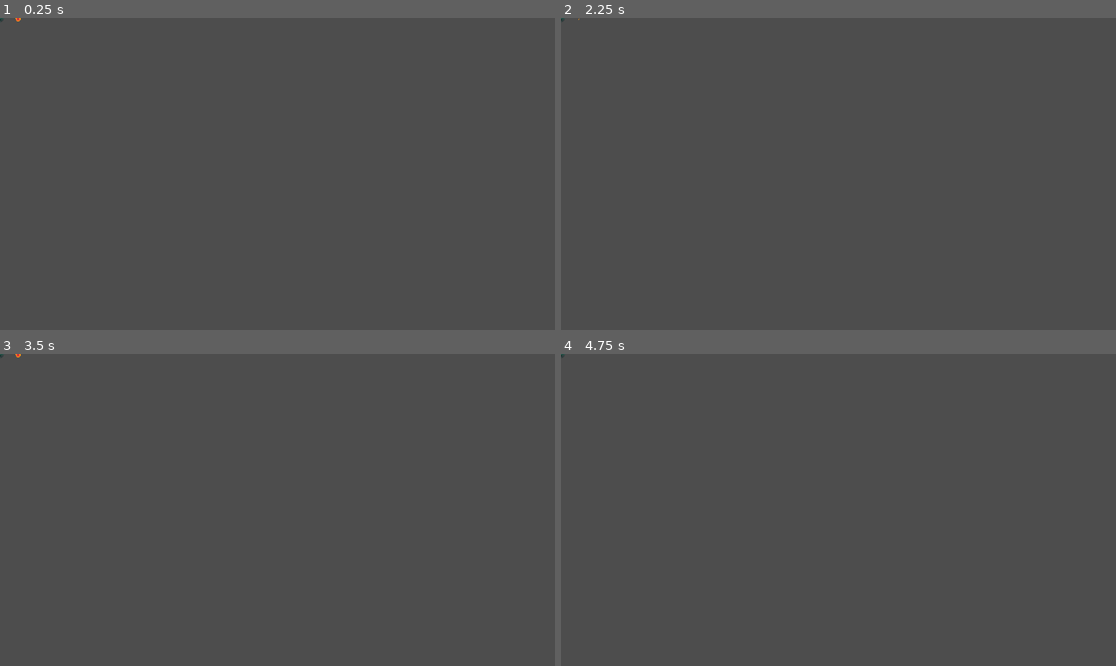
Above: before the commit, frames 1-4 (two rows, left to right).
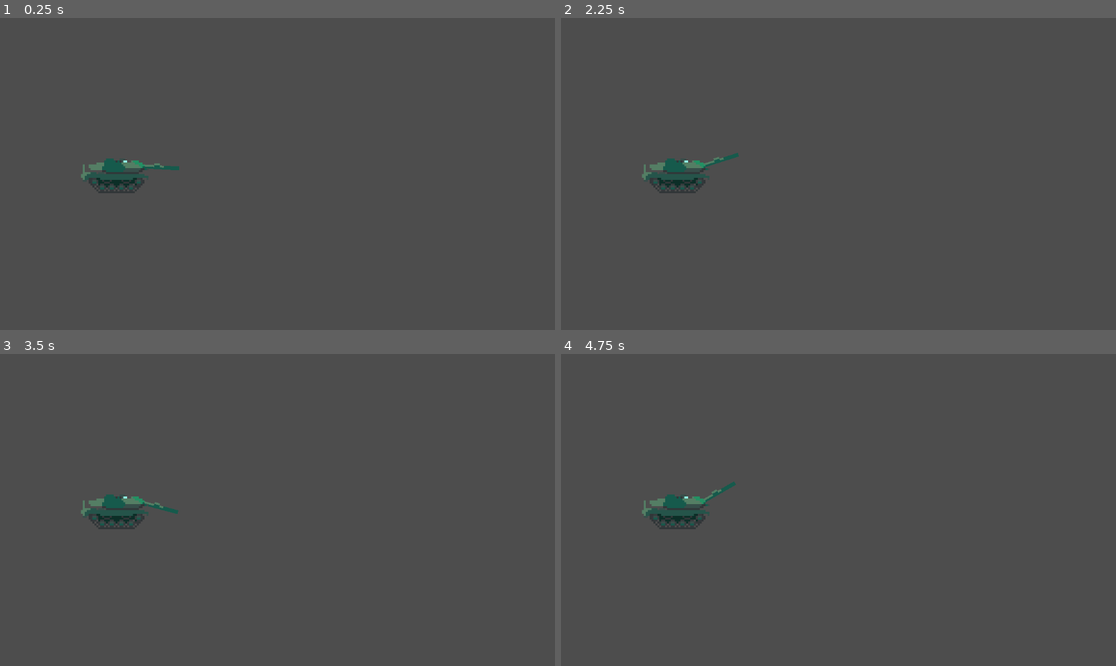
Above: after the commit, the same moments.

Repository: magicpalm1234/Tank_Game
Game: Godot game, scene res://Scenes/buggy.tscn
The game is run twice, just before and just after one commit, with the same random seed, the same clock (stepped at 60 frames per second) and the same inputs. Before the commit the project has no main scene; this scene is started directly in both runs.
Inputs (mouse positions are in pixels of both pictures, inside the frame that each line leads up to):
- Up to frame 1 (0.25 s): no input
- Up to frame 2 (2.25 s): tap Enter at 0.5, 2 s; move the mouse to (960, 158) at 0.52 s; press the mouse at (960, 158) at 0.53 s; tap Space at 1.25 s; move the mouse to (727, 189) at 1.27 s; release the mouse at (727, 189) at 1.28 s; click (727, 189) at 1.35 s; move the mouse to (894, 105) at 2.02 s; press the mouse at (894, 105) at 2.03 s
- Up to frame 3 (3.5 s): tap Space at 2.75 s; move the mouse to (249, 572) at 2.77 s; release the mouse at (249, 572) at 2.78 s; click (249, 572) at 2.85 s
- Up to frame 4 (4.75 s): tap Enter at 3.5 s; move the mouse to (1005, 556) at 3.52 s; press the mouse at (1005, 556) at 3.53 s; tap Space at 4.25 s; move the mouse to (672, 463) at 4.27 s; release the mouse at (672, 463) at 4.28 s; click (672, 463) at 4.35 s

The runs differ from the first frame. In frame 1, 0.9% of the frame differs, in the area x 0-33%, y 0-57%; in frame 2, 0.9%; in frame 3, 0.9%; in frame 4, 0.9%.

Commit message:
Camera shake update

Diff:
--- a/Scenes/buggy.tscn
+++ b/Scenes/buggy.tscn
@@ -1,7 +1,43 @@
-[gd_scene load_steps=9 format=3 uid="uid://udrltsm15gwx"]
+[gd_scene load_steps=15 format=3 uid="uid://udrltsm15gwx"]
 
+[ext_resource type="Texture2D" uid="uid://dc67khtv8q6ta" path="res://Assets/TankBarrel.png" id="1_07ppb"]
+[ext_resource type="Script" uid="uid://t3254pk6gggf" path="res://Scripts/buggy.gd" id="1_7xk6u"]
 [ext_resource type="Texture2D" uid="uid://42llyxtxskbl" path="res://Assets/Tank.png" id="1_efscn"]
-[ext_resource type="PackedScene" uid="uid://ctuua0yuhxs28" path="res://Scenes/explotion.tscn" id="2_vrue0"]
+[ext_resource type="PackedScene" uid="uid://cnpcn7l25ujmi" path="res://Scenes/bullet.tscn" id="4_7xk6u"]
+
+[sub_resource type="AtlasTexture" id="AtlasTexture_5x8jh"]
+atlas = ExtResource("1_07ppb")
+region = Rect2(0, 0, 22, 6)
+
+[sub_resource type="AtlasTexture" id="AtlasTexture_kf3cu"]
+atlas = ExtResource("1_07ppb")
+region = Rect2(24, 0, 24, 6)
+
+[sub_resource type="AtlasTexture" id="AtlasTexture_pwqbi"]
+atlas = ExtResource("1_07ppb")
+region = Rect2(0, 0, 24, 6)
+
+[sub_resource type="SpriteFrames" id="SpriteFrames_42al0"]
+animations = [{
+"frames": [{
+"duration": 1.0,
+"texture": SubResource("AtlasTexture_5x8jh")
+}],
+"loop": true,
+"name": &"Default",
+"speed": 5.0
+}, {
+"frames": [{
+"duration": 1.0,
+"texture": SubResource("AtlasTexture_kf3cu")
+}, {
+"duration": 0.1,
+"texture": SubResource("AtlasTexture_pwqbi")
+}],
+"loop": false,
+"name": &"Shoot",
+"speed": 5.0
+}]
 
 [sub_resource type="AtlasTexture" id="AtlasTexture_vrue0"]
 atlas = ExtResource("1_efscn")
@@ -11,13 +47,13 @@
 atlas = ExtResource("1_efscn")
 region = Rect2(59, 19, 51, 19)
 
+[sub_resource type="AtlasTexture" id="AtlasTexture_sl7a6"]
+atlas = ExtResource("1_efscn")
+region = Rect2(0, 0, 55, 19)
+
 [sub_resource type="AtlasTexture" id="AtlasTexture_7xk6u"]
 atlas = ExtResource("1_efscn")
 region = Rect2(0, 19, 55, 19)
-
-[sub_resource type="AtlasTexture" id="AtlasTexture_sl7a6"]
-atlas = ExtResource("1_efscn")
-region = Rect2(0, 0, 55, 19)
 
 [sub_resource type="SpriteFrames" id="SpriteFrames_lq4iq"]
 animations = [{
@@ -33,11 +69,11 @@
 "speed": 5.0
 }, {
 "frames": [{
+"duration": 1.0,
+"texture": SubResource("AtlasTexture_sl7a6")
+}, {
 "duration": 3.0,
 "texture": SubResource("AtlasTexture_7xk6u")
-}, {
-"duration": 1.0,
-"texture": SubResource("AtlasTexture_sl7a6")
 }],
 "loop": true,
 "name": &"Shooting",
@@ -45,22 +81,31 @@
 }]
 
 [sub_resource type="CapsuleShape2D" id="CapsuleShape2D_7xk6u"]
-radius = 7.9999995
-height = 24.0
+radius = 6.0
+height = 18.0
 
-[node name="Buggy" type="CharacterBody2D"]
+[node name="Buggy" type="CharacterBody2D" groups=["bullet"]]
+script = ExtResource("1_7xk6u")
+bullet_instance = ExtResource("4_7xk6u")
 
-[node name="AnimatedSprite2D" type="AnimatedSprite2D" parent="."]
+[node name="TankBarrel" type="AnimatedSprite2D" parent="."]
+position = Vector2(9, -4)
+sprite_frames = SubResource("SpriteFrames_42al0")
+animation = &"Shoot"
+frame = 1
+frame_progress = 1.0
+offset = Vector2(12, 0)
+
+[node name="TankBody" type="AnimatedSprite2D" parent="."]
 sprite_frames = SubResource("SpriteFrames_lq4iq")
 animation = &"Driving"
-frame_progress = 0.7072829
+centered = false
+offset = Vector2(-22, -9)
 
 [node name="CollisionShape2D" type="CollisionShape2D" parent="."]
-visible = false
-position = Vector2(-8, 0)
 rotation = 1.5707964
 shape = SubResource("CapsuleShape2D_7xk6u")
 
-[node name="Explotion" parent="." instance=ExtResource("2_vrue0")]
-position = Vector2(38, 2)
-frame_progress = 0.9202794
+[node name="Camera2D" type="Camera2D" parent="."]
+position = Vector2(80, 0)
+zoom = Vector2(4, 4)
--- /dev/null
+++ b/Scenes/bullet.tscn
@@ -0,0 +1,57 @@
+[gd_scene load_steps=8 format=3 uid="uid://cnpcn7l25ujmi"]
+
+[ext_resource type="Script" uid="uid://c0h0s3y3x2nud" path="res://Scripts/bullet.gd" id="1_oduel"]
+[ext_resource type="Texture2D" uid="uid://budvkn4b48psv" path="res://Assets/Bullet.png" id="1_xjght"]
+
+[sub_resource type="RectangleShape2D" id="RectangleShape2D_ycag2"]
+size = Vector2(5, 2)
+
+[sub_resource type="Gradient" id="Gradient_oduel"]
+colors = PackedColorArray(0.46666667, 0, 0, 1, 1, 1, 0, 1)
+
+[sub_resource type="GradientTexture1D" id="GradientTexture1D_ycag2"]
+gradient = SubResource("Gradient_oduel")
+
+[sub_resource type="ParticleProcessMaterial" id="ParticleProcessMaterial_oduel"]
+resource_local_to_scene = true
+particle_flag_disable_z = true
+spread = 10.0
+initial_velocity_min = -95.95
+initial_velocity_max = -95.9
+gravity = Vector3(0, -20, 0)
+color_ramp = SubResource("GradientTexture1D_ycag2")
+collision_mode = 2
+
+[sub_resource type="RectangleShape2D" id="RectangleShape2D_oduel"]
+size = Vector2(6.8125, 4)
+
+[node name="Bullet" type="CharacterBody2D"]
+script = ExtResource("1_oduel")
+
+[node name="CollisionShape2D" type="CollisionShape2D" parent="."]
+position = Vector2(2.5, 0)
+shape = SubResource("RectangleShape2D_ycag2")
+
+[node name="SmokeTrail" type="GPUParticles2D" parent="."]
+position = Vector2(2, 0)
+amount = 16
+lifetime = 0.2
+process_material = SubResource("ParticleProcessMaterial_oduel")
+
+[node name="Sprite2D" type="Sprite2D" parent="."]
+modulate = Color(0.39215687, 0.39215687, 0.39215687, 1)
+position = Vector2(0, -1)
+texture = ExtResource("1_xjght")
+centered = false
+
+[node name="Area2D" type="Area2D" parent="."]
+
+[node name="CollisionShape2D" type="CollisionShape2D" parent="Area2D"]
+position = Vector2(2.59375, 0)
+shape = SubResource("RectangleShape2D_oduel")
+debug_color = Color(0.9794758, 0.14451978, 0, 0.41960785)
+
+[node name="VisibleOnScreenNotifier2D" type="VisibleOnScreenNotifier2D" parent="."]
+rect = Rect2(0, -1, 5, 2)
+
+[connection signal="body_entered" from="Area2D" to="." method="_on_area_2d_body_entered"]
--- /dev/null
+++ b/Scenes/enemy.tscn
@@ -0,0 +1,6 @@
+[gd_scene load_steps=2 format=3 uid="uid://vasn6jbsld0j"]
+
+[ext_resource type="Script" uid="uid://bnsiyhb4b6rni" path="res://Scripts/enemy.gd" id="1_hghv2"]
+
+[node name="Enemy" type="Node2D"]
+script = ExtResource("1_hghv2")
--- a/Scenes/explotion.tscn
+++ b/Scenes/explotion.tscn
@@ -32,7 +32,7 @@
 "duration": 0.5,
 "texture": SubResource("AtlasTexture_jgbwx")
 }, {
-"duration": 1.5,
+"duration": 1.0,
 "texture": SubResource("AtlasTexture_34l55")
 }, {
 "duration": 0.5,
@@ -55,4 +55,4 @@
 [node name="Explotion" type="AnimatedSprite2D"]
 sprite_frames = SubResource("SpriteFrames_tstu4")
 autoplay = "default"
-frame_progress = 0.03779591
+frame_progress = 0.8979801
--- /dev/null
+++ b/Scenes/explotions.tscn
@@ -0,0 +1,26 @@
+[gd_scene load_steps=4 format=3 uid="uid://bisfhyp5uwhr5"]
+
+[ext_resource type="Texture2D" uid="uid://ry3ghbgjhgtx" path="res://Assets/Explotion.png" id="1_akawi"]
+
+[sub_resource type="CanvasItemMaterial" id="CanvasItemMaterial_sk82f"]
+particles_animation = true
+particles_anim_h_frames = 6
+particles_anim_v_frames = 1
+particles_anim_loop = false
+
+[sub_resource type="ParticleProcessMaterial" id="ParticleProcessMaterial_pv8rm"]
+particle_flag_disable_z = true
+emission_shape = 1
+emission_sphere_radius = 25.0
+angle_min = 1.0728835e-05
+angle_max = 1.0728835e-05
+gravity = Vector3(0, 0, 0)
+anim_speed_min = 1.0
+anim_speed_max = 1.0
+
+[node name="Explotions" type="GPUParticles2D"]
+material = SubResource("CanvasItemMaterial_sk82f")
+amount = 10
+texture = ExtResource("1_akawi")
+explosiveness = 0.9
+process_material = SubResource("ParticleProcessMaterial_pv8rm")
--- /dev/null
+++ b/Scenes/main.tscn
@@ -0,0 +1,3 @@
+[gd_scene format=3 uid="uid://buf43s6jfawbh"]
+
+[node name="Main" type="Node2D"]
--- /dev/null
+++ b/Scripts/buggy.gd
@@ -0,0 +1,64 @@
+extends CharacterBody2D
+
+class_name Tank
+
+@export var bullet_instance: PackedScene
+#@export var bullet: Bullet
+@onready var camera: Camera2D = $Camera2D
+@onready var tank_barrel: AnimatedSprite2D = $TankBarrel
+var reloaded := true # has reloaded variable
+var max_elevation := -30.0 # max rotation for the barrel
+var min_elevation := 15.0 # min rotation for the barrel
+
+func _ready() -> void:
+	#if bullet:
+		#bullet.hide()
+		#bullet.speed = 0
+	pass
+
+
+
+
+func _physics_process(delta: float) -> void:
+
+	if Input.is_action_pressed("shoot_with_tank"): # makes you shoot when you press lmb
+		shoot()
+
+	tank_barrel.look_at(get_global_mouse_position()) # makes the barrel face the mouse
+	if tank_barrel.rotation_degrees <= max_elevation:
+		tank_barrel.rotation_degrees = max_elevation
+
+	if tank_barrel.rotation_degrees >= min_elevation:
+		tank_barrel.rotation_degrees = min_elevation
+
+
+func die(): # die code
+	queue_free()
+
+func reload(): # reload code
+	await get_tree().create_timer(3.0).timeout # reload time of three seconds
+	reloaded = true
+
+func shoot(): # shoot code
+	if reloaded == true: # only shoot chen you have reloaded
+		tank_barrel.play("Shoot")
+		camera_shake()
+
+		var new_bullet = bullet_instance.instantiate() # spawning the bullet
+		add_child(new_bullet)
+		new_bullet.add_to_group("bullet")
+
+		if is_in_group("bullet"):
+			new_bullet.position = tank_barrel.position
+			new_bullet.show()
+			new_bullet.speed = 1000
+			new_bullet.rotation_degrees = tank_barrel.rotation_degrees
+
+		reloaded = false
+		reload()
+
+func camera_shake(): # shakes the camera in a randomly generated way
+	var tween = create_tween()
+	for shake_amount in 10: # how many times it changes position
+		tween.tween_property(camera, "offset", Vector2(randf_range(-5, 5),randf_range(-5, 5)), 0.01)
+	tween.tween_property(camera, "offset", Vector2(0,0), 0.1)
--- /dev/null
+++ b/Scripts/bullet.gd
@@ -0,0 +1,29 @@
+extends CharacterBody2D
+
+class_name Bullet
+
+@export var enemy: Enemy
+
+@onready var tank_barrel: AnimatedSprite2D = $"../TankBarrel"
+@export var tank: Tank
+var speed := 100.0
+
+# Called when the node enters the scene tree for the first time.
+func _ready() -> void:
+	pass
+
+
+# Called every frame. 'delta' is the elapsed time since the previous frame.
+func _process(delta: float) -> void:
+
+	var direction = Vector2.RIGHT.rotated(rotation)
+
+	velocity = direction * speed
+
+
+	move_and_slide()
+
+
+func _on_area_2d_body_entered(body: Node2D) -> void:
+	if enemy:
+		enemy.position = Vector2(1,1)
--- /dev/null
+++ b/Scripts/enemy.gd
@@ -0,0 +1,12 @@
+extends Node2D
+
+class_name Enemy
+
+# Called when the node enters the scene tree for the first time.
+func _ready() -> void:
+	pass # Replace with function body.
+
+
+# Called every frame. 'delta' is the elapsed time since the previous frame.
+func _process(delta: float) -> void:
+	pass
--- a/project.godot
+++ b/project.godot
@@ -11,8 +11,17 @@
 [application]
 
 config/name="Action Buggy"
+run/main_scene="res://Scenes/main.tscn"
 config/features=PackedStringArray("4.5", "Forward Plus")
 config/icon="res://Assets/icon.svg"
+
+[input]
+
+shoot_with_tank={
+"deadzone": 0.2,
+"events": [Object(InputEventMouseButton,"resource_local_to_scene":false,"resource_name":"","device":-1,"window_id":0,"alt_pressed":false,"shift_pressed":false,"ctrl_pressed":false,"meta_pressed":false,"button_mask":1,"position":Vector2(169, 24),"global_position":Vector2(178, 72),"factor":1.0,"button_index":1,"canceled":false,"pressed":true,"double_click":false,"script":null)
+]
+}
 
 [rendering]
 
Binary file added: Assets/Bullet.png
Not shown, added: Assets/Bullet.png.import
Binary file changed: Assets/Explotion.png
Binary file changed: Assets/Tank.png
Binary file added: Assets/TankBarrel.png
Not shown, added: Assets/TankBarrel.png.import
Not shown, added: Scripts/buggy.gd.uid
Not shown, added: Scripts/bullet.gd.uid
Not shown, added: Scripts/enemy.gd.uid
